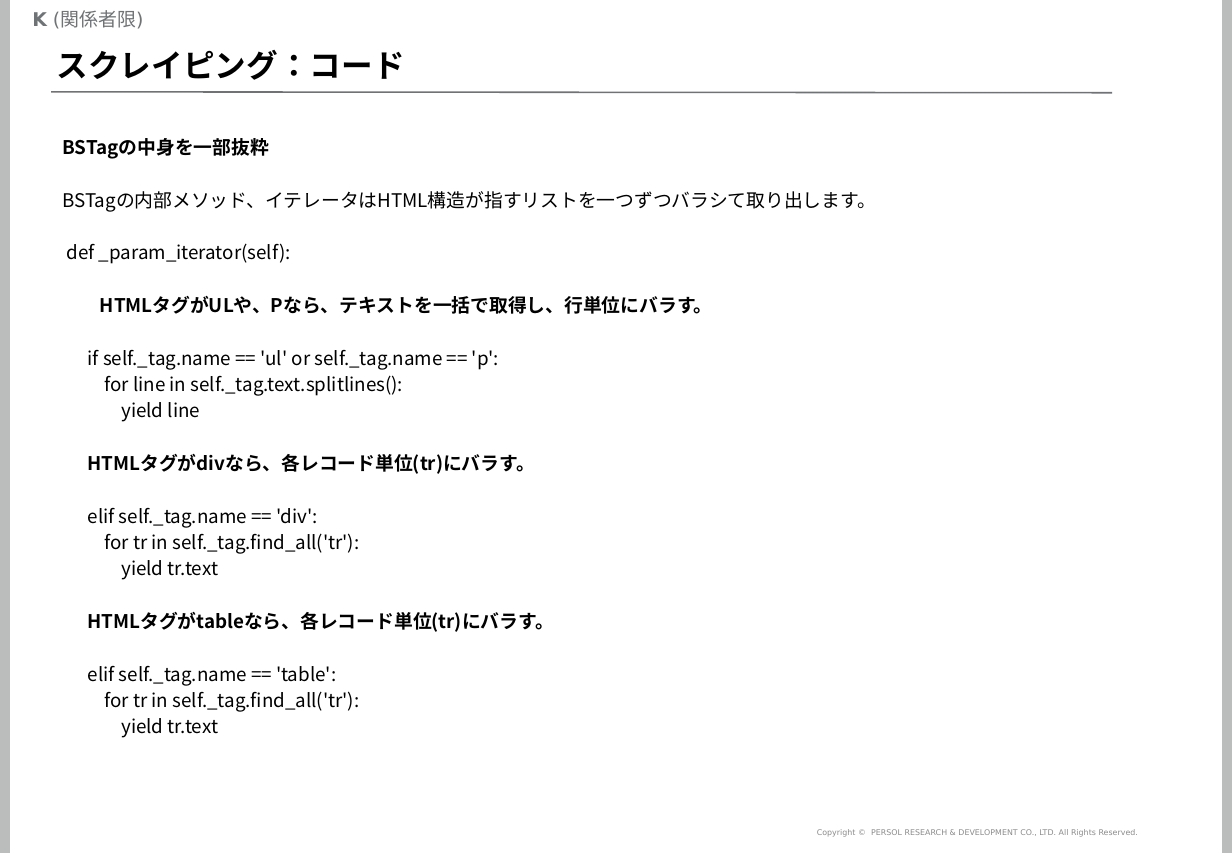
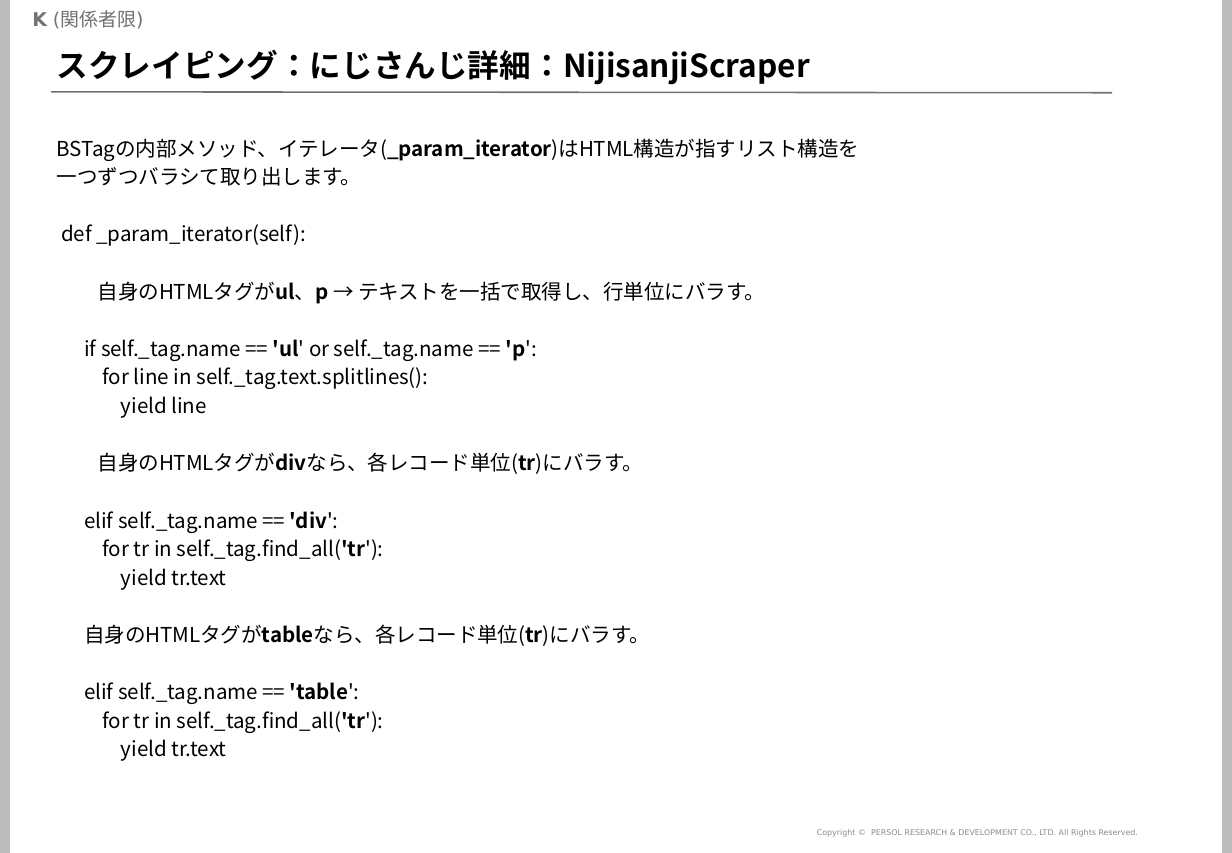
Before and after one commit to mogrodown/python_session, a slide deck: slide 35 of doc/python中級講座_2020.pptx (slide 34 before the commit). Drawn at 1232x853 pixels with LibreOffice and Linux fonts; fonts in the diff are those of the drawing; background and template pictures are left out. Boxes give left, top, right and bottom in pixels: in the first picture for what was removed or moved away, otherwise in the second. Text is boxed around its words. In the diff, an @@ line names an element or a change of style, - is before the commit and + after.

```diff
--- a/doc/python中級講座_2020.pptx
+++ b/doc/python中級講座_2020.pptx
@@ title at [57, 50, 810, 85]: text changed @@
-スクレイピング：コード
+スクレイピング：にじさんじ詳細：NijisanjiScraper
@@ text at [57, 138, 860, 186]: text changed; size 11.9 to 12.9 pt @@
-BSTagの中身を一部抜粋
-BSTagの内部メソッド、イテレータはHTML構造が指すリストを一つずつバラシて取り出します。
+BSTagの内部メソッド、イテレータ(_param_iterator)はHTML構造が指すリスト構造を
+一つずつバラシて取り出します。
@@ text at [61, 224, 537, 761]: size 11.9 to 12.9 pt in "def _param_iterator(self):", "if self._tag.name == 'ul' or self._tag.name == ...", "for line in self._tag.text.splitlines():", "yield line" and 6 more places; bold on in "'ul' 'p':", "'div':", "self._tag.find_all('tr'):", "'table':" and 1 more places @@
@@ text at [98, 281, 765, 304]: text changed; size 11.9 to 12.9 pt; bold off @@
-HTMLタグがULや、Pなら、テキストを一括で取得し、行単位にバラす。
+自身のHTMLタグがul、p → テキストを一括で取得し、行単位にバラす。
@@ text at [98, 452, 643, 474]: text changed; size 11.9 to 12.9 pt; bold off @@
-HTMLタグがdivなら、各レコード単位(tr)にバラす。
+自身のHTMLタグがdivなら、各レコード単位(tr)にバラす。
@@ text at [84, 624, 650, 646]: text changed; size 11.9 to 12.9 pt; bold off @@
-HTMLタグがtableなら、各レコード単位(tr)にバラす。
+自身のHTMLタグがtableなら、各レコード単位(tr)にバラす。
```
Also in this commit, not shown: 29 other slides changed, 6 slides added, 2 slides removed, 6 other files.
